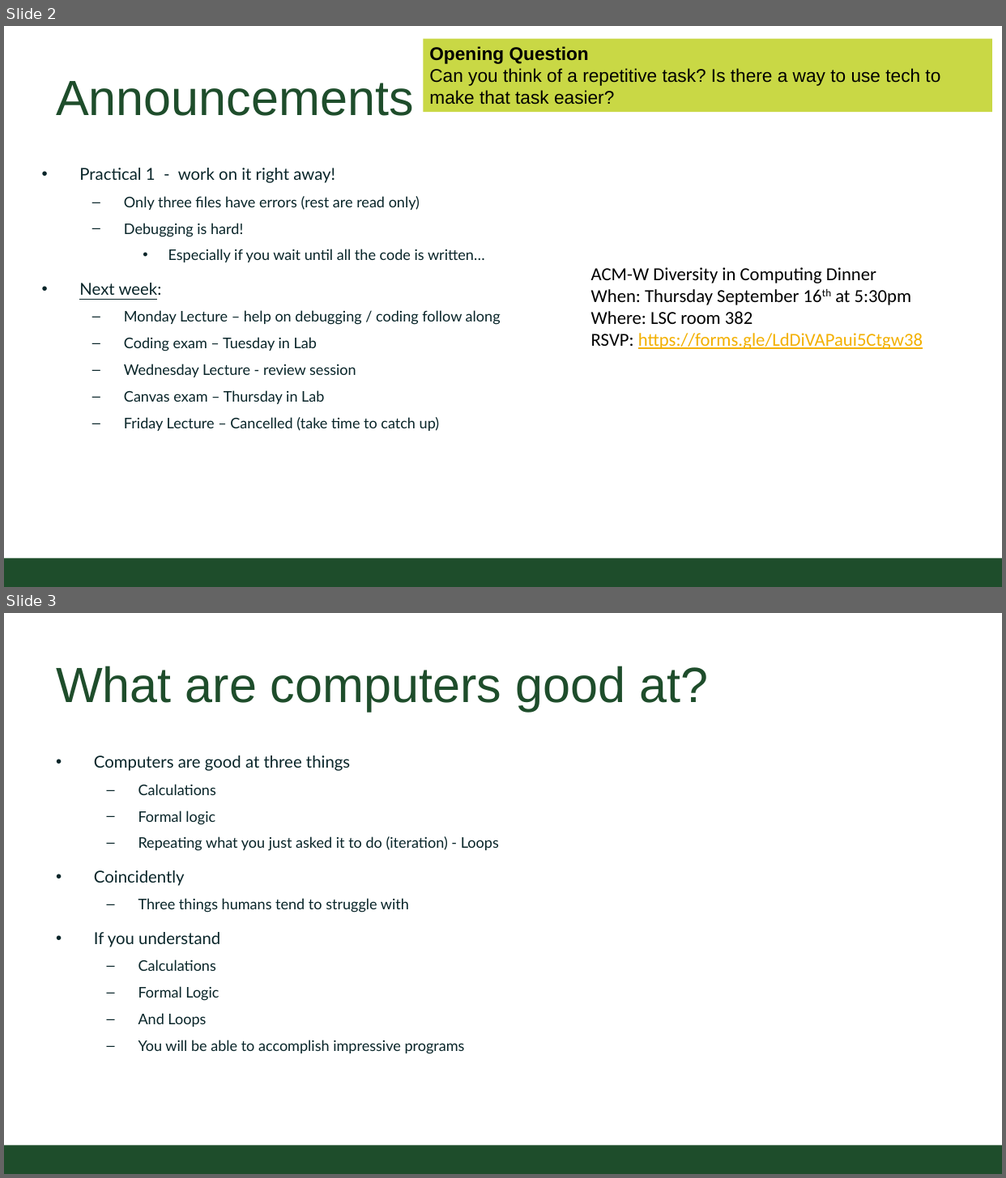
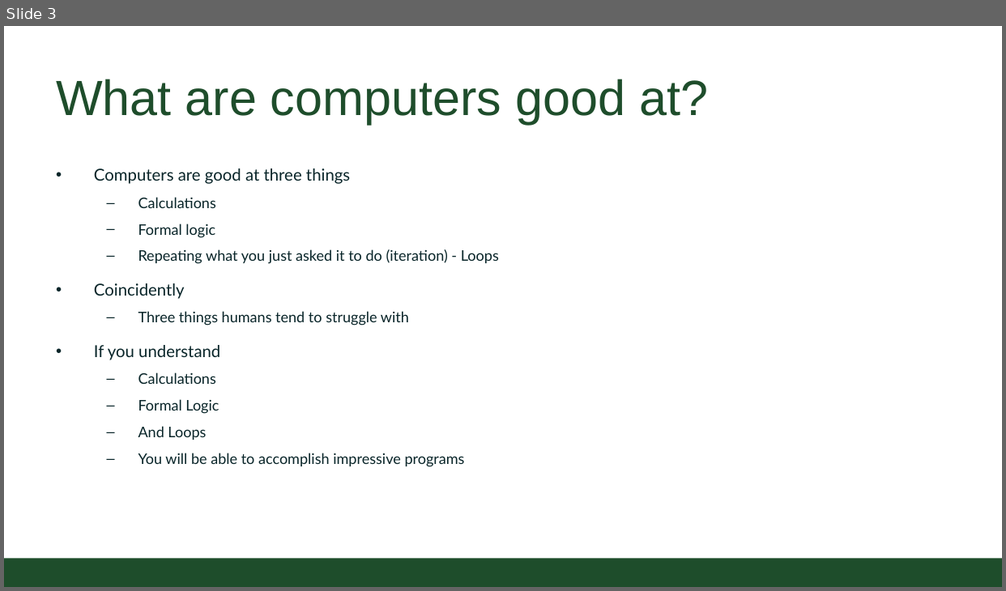
Before and after one commit to CSU-CompSci-CS163-4/Handouts, a slide deck: slides/On-Campus/03_02_Loops.pptx. Shown one above the other, each under a label of ours: slides 2 and 3 before the commit, slide 3 after it. The pictures are 1006x1178 and 1006x591 pixels, drawn with LibreOffice and Linux fonts; fonts in the diff are those of the drawing; background and template pictures are left out. Boxes give left, top, right and bottom in pixels: in the first picture for what was removed or moved away, otherwise in the second. Text is boxed around its words. In the diff, an @@ line names an element or a change of style, - is before the commit and + after.

```diff
--- a/slides/On-Campus/03_02_Loops.pptx
+++ b/slides/On-Campus/03_02_Loops.pptx
@@ slide 2 removed at bbox=[4, 26, 1002, 587], background #FFFFFF; not listed: 1 template element that a slide beside it also shows @@
@@ rectangle removed at bbox=[424, 38, 993, 112] @@
-Opening Question
-Can you think of a repetitive task? Is there a way to use tech to make that task easier?
@@ title removed at bbox=[56, 81, 414, 116] @@
-Announcements
@@ text removed at bbox=[79, 168, 501, 431] @@
-• Practical 1 - work on it right away!
-  – Only three files have errors (rest are read only)
-  – Debugging is hard!
-    • Especially if you wait until all the code is written…
-• Next week:
-  – Monday Lecture – help on debugging / coding follow along
-  – Coding exam – Tuesday in Lab
-  – Wednesday Lecture - review session
-  – Canvas exam – Thursday in Lab
-  – Friday Lecture – Cancelled (take time to catch up)
@@ text removed at bbox=[591, 267, 923, 349] @@
-ACM-W Diversity in Computing Dinner
-When: Thursday September 16th at 5:30pm
-Where: LSC room 382
-RSVP: https://forms.gle/LdDiVAPaui5Ctgw38
```
Also in this commit, not shown: 2 slides changed, 2 slides added, 1 other slide removed, 1 other file.
